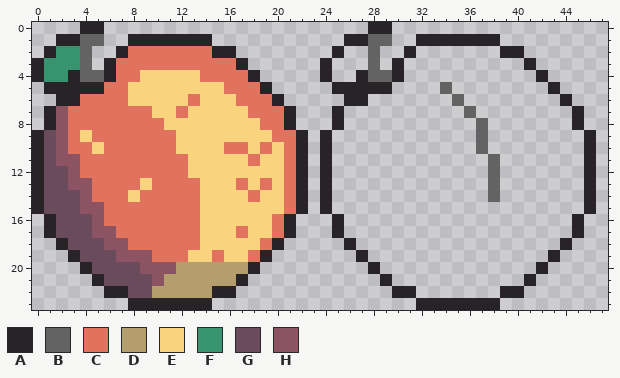
File history of a pixel-art sprite, sprites/peach_ui.png. The picture above was drawn from the file before the commit.
The file is 48x24 pixels.
Palette (. is transparent): A #282326  B #636363  C #e0725e  D #b49e6d  E #fad37f  F #37946e  G #694b5c  H #8c5362
Pixels before, first column x 0:
 0 ....AA......................AA.................
 1 ..AABB..AAAAAAA...........AABB..AAAAAAA........
 2 .AFFB..ACCCCCCCAA........A..B..A.......AA......
 3 AFFFB.ACCCCCCCCCCA......A...B.A..........A.....
 4 AFFABBACCEEEEECCCCA.....A..ABBA...........A....
 5 .AAAAACCEEEEEEEECCCA.....AAAAA....B........A...
 6 ..AACCCCEEEEECEEECCCA.....AA.......B........A..
 7 .AHCCCCCCCEECEEEEECCCA...A..........B........A.
 8 .AHCCCCCCCCEEEEEEEECCA...A...........B.......A.
 9 AGHCECCCCCCCEEEEEEEECCA.A............B........A
10 AGHCCECCCCCCEEEECCECECA.A............B........A
11 AGHHCCCCCCCCCEEEEECEECA.A.............B.......A
12 AGGHCCCCCCCCCEEEEEEEECA.A.............B.......A
13 AGGHHCCCCECCCCEEECECECA.A.............B.......A
14 AGGGHCCCECCCCCEEEECEECA.A.............B.......A
15 AGGGHHCCCCCCCCEEEEEEECA.A.....................A
16 .AGGGHCCCCCCCCEEEEEECA...A...................A.
17 .AGGGHHCCCCCCCEEECEECA...A...................A.
18 ..AGGGHHCCCCCCEEEEECA.....A.................A..
19 ...AGGGHHHCCCEECEECA.......A...............A...
20 ....AGGGGHHHDDDDDDA.........A.............A....
21 .....AGGGGHDDDDDDA...........A...........A.....
22 ......AAGGDDDDDAA.............AA.......AA......
23 ........AAAAAAA.................AAAAAAA........
Once edited:
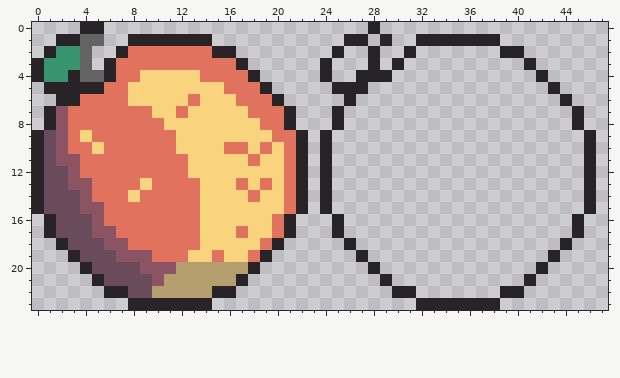
What changed:
Colour B becomes colour A in row 1 at x 29; in rows 2 to 3 at x 28; in row 4 at x 28 to 29.
The edit erases colour A in row 0 at x 29; in row 4 at x 30; in row 5 at x 28 to 29; in row 6 at x 27.
The edit erases colour B in row 1 at x 28; in row 5 at x 34; in row 6 at x 35; in row 7 at x 36; in rows 8 to 10 at x 37; in rows 11 to 14 at x 38.
